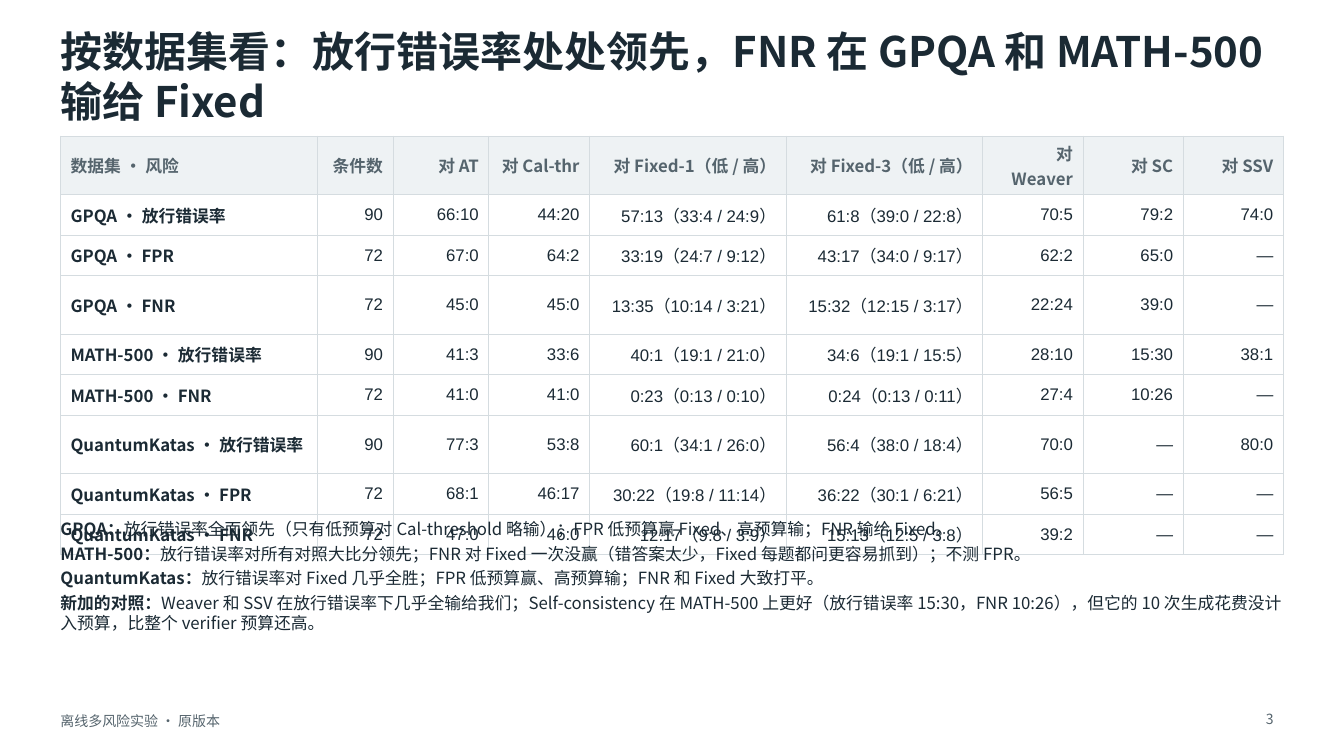
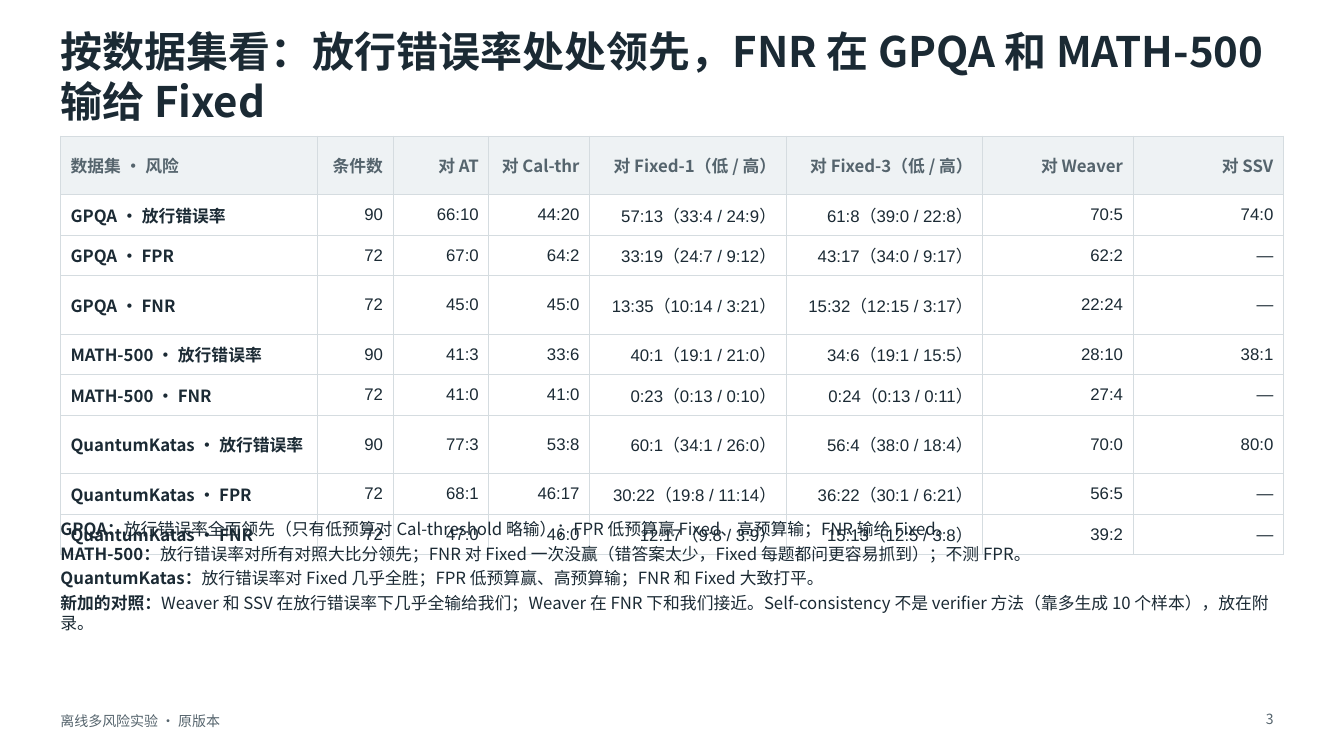
Before and after one commit to toz015/verification_generation_experiment, a slide deck: slide 3 of reports/offline_multirisk_20261116_calibrated/deck/离线多风险实验_原版本.pptx. Drawn at 1344x756 pixels with LibreOffice and Linux fonts; fonts in the diff are those of the drawing. Boxes give left, top, right and bottom in pixels: in the first picture for what was removed or moved away, otherwise in the second. Text is boxed around its words. In the diff, an @@ line names an element or a change of style, - is before the commit and + after.

```diff
--- a/reports/offline_multirisk_20261116_calibrated/deck/离线多风险实验_原版本.pptx
+++ b/reports/offline_multirisk_20261116_calibrated/deck/离线多风险实验_原版本.pptx
@@ table at (60,136,1284,550) @@
-column 8: 对 SC | 79:2 | 65:0 | 39:0 | 15:30 | 10:26 | — | — | —
@@ text at (60,594,1268,631): text changed @@
-新加的对照：Weaver 和 SSV 在放行错误率下几乎全输给我们；Self-consistency 在 MATH-500 上更好（放行错误率 15:30，FNR 10:26），但它的 10 次生成花费没计入预算，比整个 verifier 预算还高。
+新加的对照：Weaver 和 SSV 在放行错误率下几乎全输给我们；Weaver 在 FNR 下和我们接近。Self-consistency 不是 verifier 方法（靠多生成 10 个样本），放在附录。
```
Also in this commit, not shown: 12 other slides changed, 1 slide added, 7 other files.
